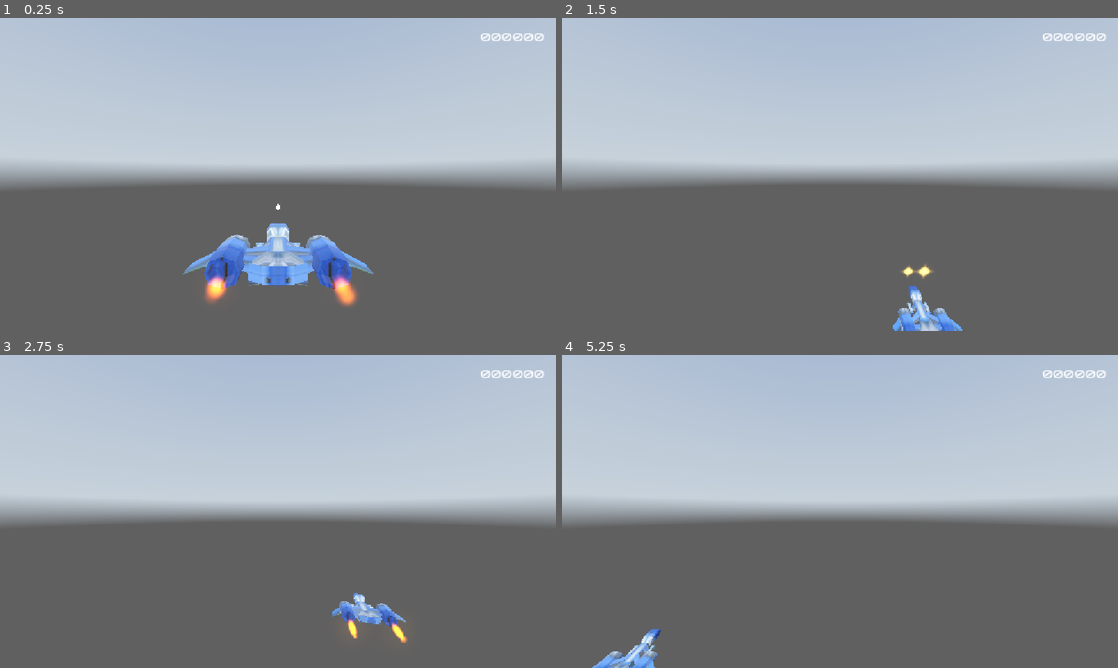
Above: before the commit, frames 1-4 (two rows, left to right).
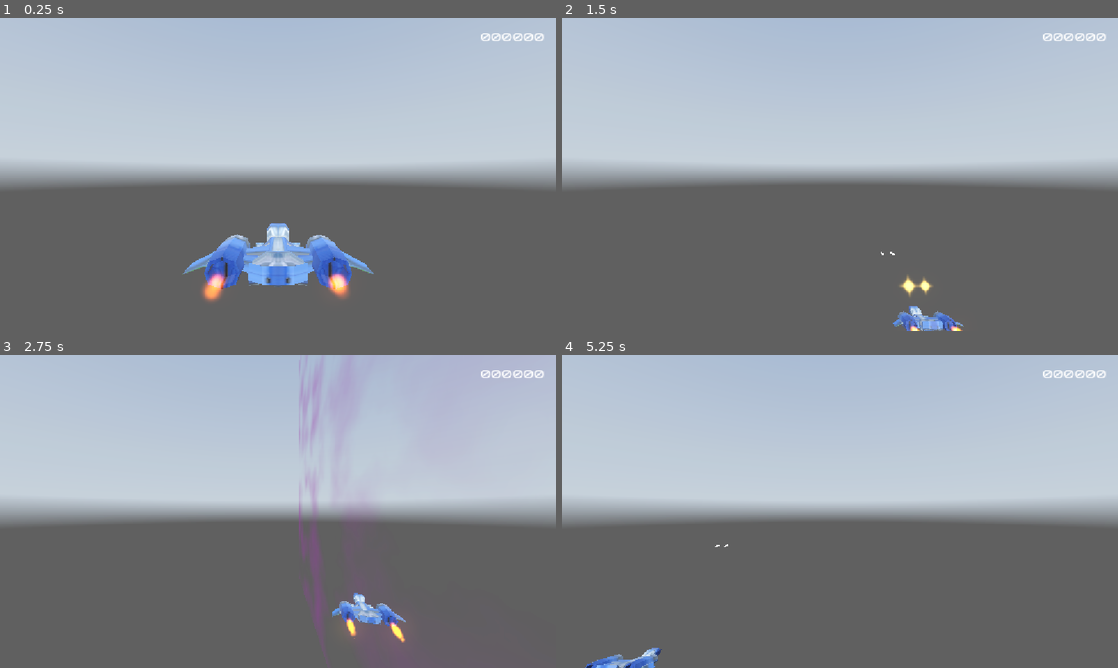
Above: after the commit, the same moments.

Repository: laisammy/space-shooters
Game: Godot game, scene res://Scenes/World/World.tscn
Same seed, same stepped clock (60 frames per second), same inputs: the game is played once before the commit and once after it. A sky picture missing from this copy of the repository is replaced by a grey-blue gradient. Sound files missing from this copy of the repository are replaced by a short silence.
Inputs (mouse positions are in pixels of both pictures, inside the frame that each line leads up to):
- Up to frame 1 (0.25 s): no input
- Up to frame 2 (1.5 s): tap Enter at 0.5 s; move the mouse to (962, 158) at 0.52 s; hold D (roll_right) 0.53-1.28 s; hold Space (shoot) 0.53-1.28 s; click (962, 158) at 0.67 s; move the mouse to (728, 190) at 1.27 s; hold W (pitch_down) from 1.28 s (still down); tap Space (shoot) at 1.35 s
- Up to frame 3 (2.75 s): move the mouse to (333, 442) at 2.02 s; release W (pitch_down) at 2.03 s; hold D (roll_right) from 2.03 s (still down); hold Space (shoot) from 2.03 s (still down); tap Alt at 2.1 s
- Up to frame 4 (5.25 s): move the mouse to (812, 574) at 2.77 s; release D (roll_right) at 2.78 s; release Space (shoot) at 2.78 s; hold S (pitch_up) 2.78-3.53 s; tap Shift at 2.85 s; click (812, 574) at 2.92 s; tap Space (shoot) at 3.05, 4.35 s; move the mouse to (1006, 558) at 3.52 s; hold Space (shoot) 3.53-4.28 s; hold A (roll_left) 3.53-5.03 s; move the mouse to (673, 464) at 4.27 s; move the mouse to (867, 511) at 5.02 s; hold W (pitch_down) from 5.03 s (still down); hold Space (shoot) from 5.03 s (still down); tap Alt at 5.1 s; click (867, 511) at 5.17 s

The runs differ from the first frame. In frame 1, 0.6% of the frame differs, in the area x 36-65%, y 59-93%; in frame 2, 1.1%, in the area x 57-73%, y 74-100%; in frame 3, 0.9%; in frame 4, 0.7%.

Commit message:
Add shooting function for player

Diff:
--- /dev/null
+++ b/Classes/laserPool.gd
@@ -0,0 +1,34 @@
+extends Object
+
+class_name laserPool
+
+var scenesList: Array[laser]
+var container: Node3D
+var packedScene: PackedScene
+var namePrefix: String
+
+func _init(_startScenes: int, _packed: PackedScene, _container: Node3D, _namePrefix: String) -> void:
+	container = _container
+	namePrefix = _namePrefix
+	packedScene = _packed
+	for i in range(_startScenes):
+		addNewScene()
+
+func addNewScene() -> laser:
+	var newScene: laser = packedScene.instantiate()
+	if namePrefix != "":
+		newScene.name = "%s_%d" % [namePrefix, (scenesList.size() + 1)]
+	container.add_child(newScene)
+	scenesList.append(newScene)
+	print("addNewScenes() ", newScene.name, "current size: ", scenesList.size())
+	return newScene
+
+func activateNextScene(pTr: Transform3D) -> void:
+	for i in range(scenesList.size()):
+		var scene: laser = scenesList[i]
+		if !scene.visible:
+			scene.start(pTr)
+			print("Re-using: ", scene.name)
+			return
+	var newScene: laser = addNewScene()
+	newScene.start(pTr)
--- a/Globals/SignalHub.gd
+++ b/Globals/SignalHub.gd
@@ -1,7 +1,11 @@
 extends Node
 
 signal on_CreateOneOff(pPos: Vector3, sceneName: Spawner.SceneNames)
+signal on_CreateLaser(pTr: Transform3D, laserType: Spawner.LaserTypes)
 
 func emit_CreateOneOff(pPos: Vector3, sceneName: Spawner.SceneNames) -> void:
 	on_CreateOneOff.emit(pPos, sceneName)
 	print("emit_CreateOneOff")
+
+func emit_CreateLaser(pTr: Transform3D, laserType: Spawner.LaserTypes) -> void:
+	on_CreateLaser.emit(pTr, laserType)
--- a/Scenes/Gun/gun.gd
+++ b/Scenes/Gun/gun.gd
@@ -7,6 +7,7 @@
 @export var debounce: float = 0.2
 @export var muzzles: Array[Node3D]
 @export var soundEffect: AudioStream
+@export var laserType: Spawner.LaserTypes = Spawner.LaserTypes.playerLaser
 
 @onready var effect: AudioStreamPlayer3D = $effect
 
@@ -25,6 +26,8 @@
 func shoot() -> void:
 	if timer > debounce:
 		effect.play()
+		for m in muzzles:
+			SignalHub.emit_CreateLaser(m.global_transform, laserType)
 		for gf in gunFlashes:
 			gf.emitting = true
 		timer = 0.0
--- a/Scenes/Laser/laser.gd
+++ b/Scenes/Laser/laser.gd
@@ -1,15 +1,18 @@
 extends Area3D
 
 class_name laser
+
+const OFF_SCREEN: Vector3 = Vector3(0, 0, 200)
 
 @export var damage: int = 10
 @export var speed: float = 80.0
 
 @onready var impact_point: Marker3D = $impactPoint
+@onready var life_timer: LifeTimer = $LifeTimer
 
 # Called when the node enters the scene tree for the first time.
 func _ready() -> void:
-	pass # Replace with function body.
+	stop()
 
 
 # Called every frame. 'delta' is the elapsed time since the previous frame.
@@ -22,9 +25,24 @@
 func _physics_process(delta: float) -> void:
 	translate(Vector3.FORWARD * speed * delta)
 
+func start(pTr: Transform3D) -> void:
+	var bas: Basis = pTr.basis.orthonormalized()
+	global_transform = Transform3D(bas, pTr.origin)
+
+	SpaceUtils.toggle_area3d(self, true)
+	set_physics_process(true)
+	life_timer.start_timer()
+	show()
+
+func stop() -> void:
+	global_position = OFF_SCREEN
+	SpaceUtils.toggle_area3d(self, false)
+	set_physics_process(false)
+	hide()
+
 func blowUp() -> void:
 	SignalHub.emit_CreateOneOff(impact_point.global_position, Spawner.SceneNames.impactFlash)
-	queue_free()
+	stop()
 
 func _on_area_entered(area: Area3D) -> void:
 	blowUp()
@@ -34,3 +52,8 @@
 func _on_body_entered(body: Node3D) -> void:
 	blowUp()
 	print("playerLaser: _on_body_entered")
+
+
+func _on_life_timer_time_out() -> void:
+	print("Laser: _on_life_timer_time_out")
+	stop()
--- a/Scenes/Laser/laser.tscn
+++ b/Scenes/Laser/laser.tscn
@@ -16,3 +16,4 @@
 
 [connection signal="area_entered" from="." to="." method="_on_area_entered"]
 [connection signal="body_entered" from="." to="." method="_on_body_entered"]
+[connection signal="time_out" from="LifeTimer" to="." method="_on_life_timer_time_out"]
--- a/Scenes/LifeTimer/LifeTimer.gd
+++ b/Scenes/LifeTimer/LifeTimer.gd
@@ -1,10 +1,27 @@
 extends Node
 
+class_name LifeTimer
+
+signal time_out
 
 @export var life_time: float = 5.0
+@export var auto_remove: bool = true
 
+@onready var timer: Timer = $timer
 
 # Called when the node enters the scene tree for the first time.
 func _ready() -> void:
-	await get_tree().create_timer(life_time, false).timeout
-	get_parent().queue_free()
+	timer.wait_time = life_time
+	if auto_remove:
+		get_parent().queue_free()
+
+func start_timer() -> void:
+	timer.start()
+
+func stop_timer() -> void:
+	timer.stop()
+
+func _on_timer_timeout() -> void:
+	time_out.emit()
+	if auto_remove:
+		get_parent().queue_free()
--- a/Scenes/LifeTimer/LifeTimer.tscn
+++ b/Scenes/LifeTimer/LifeTimer.tscn
@@ -1,6 +1,12 @@
-[gd_scene load_steps=2 format=3 uid="uid://iws2vud6j45k"]
+[gd_scene format=3 uid="uid://iws2vud6j45k"]
 
 [ext_resource type="Script" uid="uid://dovggq0j4vsxf" path="res://Scenes/LifeTimer/LifeTimer.gd" id="1_dokbk"]
 
-[node name="LifeTimer" type="Node"]
+[node name="LifeTimer" type="Node" unique_id=589386915]
 script = ExtResource("1_dokbk")
+auto_remove = false
+
+[node name="timer" type="Timer" parent="." unique_id=113284090]
+one_shot = true
+
+[connection signal="timeout" from="timer" to="." method="_on_timer_timeout"]
--- a/Scenes/Player/Player.tscn
+++ b/Scenes/Player/Player.tscn
@@ -63,21 +63,21 @@
 soundEffect = ExtResource("3_4wape")
 
 [node name="muzzle1" type="Node3D" parent="pivot" unique_id=1981069177]
-transform = Transform3D(1, 0, 0, 0, 1, 0, 0, 0, 1, -0.6578104, -0.22159636, 1.6947278)
+transform = Transform3D(1, 0, 0, 0, 1, 0, 0, 0, 1, -0.65781015, -0.22159636, -1.6750981)
 
 [node name="muzzle2" type="Node3D" parent="pivot" unique_id=1815322006]
-transform = Transform3D(1, 0, 0, 0, 1, 0, 0, 0, 1, 0.65483516, -0.22159636, 1.6947278)
+transform = Transform3D(1, 0, 0, 0, 1, 0, 0, 0, 1, 0.6548354, -0.22159636, -1.6750981)
 
 [node name="M3_Ship_3" type="MeshInstance3D" parent="pivot" unique_id=1702444540]
-transform = Transform3D(0.100000024, 0, 0, 0, 0, -0.100000024, 0, 0.100000024, 0, 0, 0, 0)
+transform = Transform3D(-0.100000024, -8.74228e-09, 3.821372e-16, 0, -4.37114e-09, -0.100000024, 8.74228e-09, -0.100000024, 4.37114e-09, 0, 0, 0)
 mesh = SubResource("ArrayMesh_0ql6w")
 skeleton = NodePath("")
 
 [node name="thrust" parent="pivot" unique_id=915050043 instance=ExtResource("3_h54ih")]
-transform = Transform3D(-1, -8.742278e-08, 3.821371e-15, 0, -4.371139e-08, -1, 8.742278e-08, -1, 4.371139e-08, 1.3190271, 0, -1.2188483)
+transform = Transform3D(1, 0, 0, 0, -4.371139e-08, -1, 0, 1, -4.371139e-08, 1.3190268, 0, 1.0691625)
 
 [node name="thrust2" parent="pivot" unique_id=1361824069 instance=ExtResource("3_h54ih")]
-transform = Transform3D(-1, -8.742278e-08, 3.821371e-15, 0, -4.371139e-08, -1, 8.742278e-08, -1, 4.371139e-08, -1.3691167, 0, -1.2188486)
+transform = Transform3D(1, 0, 0, 0, -4.371139e-08, -1, 0, 1, -4.371139e-08, -1.3691169, 0, 1.0691622)
 
 [node name="collisionShape3d" type="CollisionShape3D" parent="." unique_id=1586903678]
 transform = Transform3D(1, 0, 0, 0, -4.371139e-08, -1, 0, 1, -4.371139e-08, 0, 2.388199e-08, -0.5463562)
--- a/Scenes/Spawner/Spawner.gd
+++ b/Scenes/Spawner/Spawner.gd
@@ -10,16 +10,23 @@
 @onready var tie_timer: Timer = $TieTimer
 @onready var asteroid_timer: Timer = $AsteroidTimer
 
+var playerLaserPool: laserPool
+
 const IMPACT_FLASH = preload("uid://b2qkayj6h3gnq")
+const PLAYER_LASER = preload("uid://bsjnopnp5qi12")
 
 enum SceneNames { impactFlash }
+enum LaserTypes { playerLaser }
 
 const scenesDictionary: Dictionary[int, PackedScene] = {
 	SceneNames.impactFlash: IMPACT_FLASH
 }
 
 func _ready() -> void:
+	playerLaserPool = laserPool.new(10 , PLAYER_LASER, self, "PlayerLaser")
+
 	SignalHub.on_CreateOneOff.connect(on_CreateOneOff)
+	SignalHub.on_CreateLaser.connect(on_CreateLaser)
 
 
 func add_with_transform(ob: Node3D, p_tr: Transform3D) -> void:
@@ -43,6 +50,11 @@
 	call_deferred("add_with_position", newScene, pPos)
 	print("on_CreateOneOff")
 
+func on_CreateLaser(pTr: Transform3D, laserType: Spawner.LaserTypes) -> void:
+	match laserType:
+		LaserTypes.playerLaser: playerLaserPool.activateNextScene(pTr)
+
+
 func _on_tie_timer_timeout() -> void:
 	pass
 
--- a/Scenes/Spawner/Spawner.tscn
+++ b/Scenes/Spawner/Spawner.tscn
@@ -1,16 +1,19 @@
-[gd_scene load_steps=2 format=3 uid="uid://b5s5dito4uyp1"]
+[gd_scene format=3 uid="uid://b5s5dito4uyp1"]
 
 [ext_resource type="Script" uid="uid://c75pqvu7fdwin" path="res://Scenes/Spawner/Spawner.gd" id="1_sop60"]
 
-[node name="Spawner" type="Node3D"]
+[node name="Spawner" type="Node3D" unique_id=1020238828]
 script = ExtResource("1_sop60")
+x_range = null
+y_range = null
+enabled = null
 
-[node name="TieTimer" type="Timer" parent="."]
+[node name="TieTimer" type="Timer" parent="." unique_id=1489386267]
 wait_time = 3.0
 one_shot = true
 autostart = true
 
-[node name="AsteroidTimer" type="Timer" parent="."]
+[node name="AsteroidTimer" type="Timer" parent="." unique_id=290554425]
 wait_time = 5.0
 one_shot = true
 autostart = true
--- a/Scenes/World/World.tscn
+++ b/Scenes/World/World.tscn
@@ -8,7 +8,6 @@
 [ext_resource type="PackedScene" uid="uid://b5s5dito4uyp1" path="res://Scenes/Spawner/Spawner.tscn" id="8_kjd5s"]
 [ext_resource type="PackedScene" uid="uid://3rjr52ngqks4" path="res://Scenes/VFX/shadedWall/shadedWall.tscn" id="8_p7pgw"]
 [ext_resource type="PackedScene" uid="uid://biqjyglvo2a3a" path="res://Scenes/playerCamera/playerCamera.tscn" id="9_p7pgw"]
-[ext_resource type="PackedScene" uid="uid://bsjnopnp5qi12" path="res://Scenes/Laser/playerLaser.tscn" id="10_kuxid"]
 [ext_resource type="PackedScene" uid="uid://2gv3qb8l4xt0" path="res://Scenes/GameUi/GameUi.tscn" id="11_0d0er"]
 
 [sub_resource type="PanoramaSkyMaterial" id="PanoramaSkyMaterial_j0p05"]
@@ -58,18 +57,18 @@
 
 [node name="Spawner" parent="." unique_id=1284676289 instance=ExtResource("8_kjd5s")]
 transform = Transform3D(1, 0, 0, 0, 1, 0, 0, 0, 1, 0, 0, -200)
+x_range = Vector2(-20, 20)
+y_range = Vector2(-20, 20)
+enabled = true
 
 [node name="GameUi" parent="." unique_id=130752423 instance=ExtResource("11_0d0er")]
 
 [node name="TestTimer" type="Timer" parent="." unique_id=251320546]
 wait_time = 3.0
-autostart = true
 
 [node name="Player" parent="." unique_id=854243993 instance=ExtResource("7_87yka")]
-transform = Transform3D(-1, 0, 8.742278e-08, 0, 1, 0, -8.742278e-08, 0, -1, 0, 0, 0)
 
 [node name="walls" type="Node3D" parent="." unique_id=1171120472]
-visible = false
 
 [node name="shadedWall" parent="walls" unique_id=515485767 instance=ExtResource("8_p7pgw")]
 transform = Transform3D(-2.1855695e-07, 5, -2.1855695e-07, 0, -2.1855695e-07, -5, -5, -2.1855695e-07, 9.553427e-15, 0, 40, -12)
@@ -106,16 +105,13 @@
 [node name="playerCamera" parent="." unique_id=1654207048 instance=ExtResource("9_p7pgw")]
 transform = Transform3D(1, 0, 0, 0, 1, 0, 0, 0, 1, -0.0069322586, -5.9604645e-08, 0.003786981)
 
-[node name="playerLaser" parent="." unique_id=802144111 instance=ExtResource("10_kuxid")]
-transform = Transform3D(1, 0, 0, 0, 1, 0, 0, 0, 1, 0, 0, -4.197707)
-speed = 20.0
-
 [node name="staticBody3d" type="StaticBody3D" parent="." unique_id=1740679749]
 transform = Transform3D(1, 0, 0, 0, 1, 0, 0, 0, 1, 0, 0, -21.55928)
 collision_layer = 2
 collision_mask = 0
 
 [node name="collisionShape3d" type="CollisionShape3D" parent="staticBody3d" unique_id=1829782696]
+transform = Transform3D(1, 0, 0, 0, 1, 0, 0, 0, 1, 0, 0, -6.490143)
 shape = SubResource("BoxShape3D_ng1ea")
 
 [connection signal="timeout" from="TestTimer" to="." method="_on_test_timer_timeout"]
Not shown, added: Classes/laserPool.gd.uid
